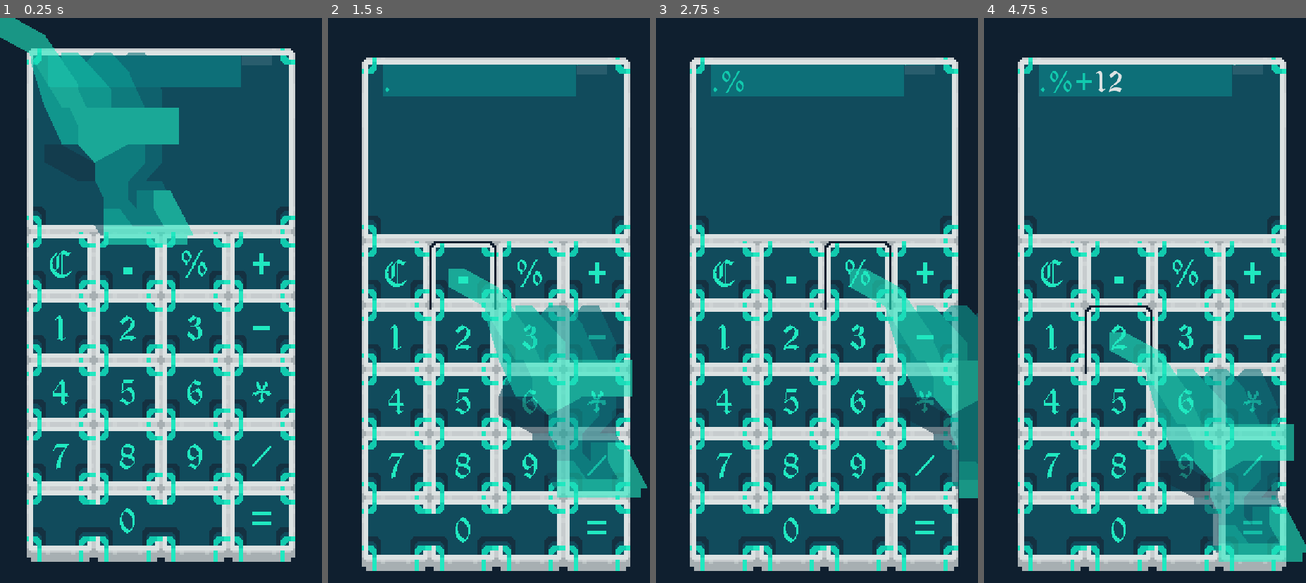
Above: before the commit, frames 1-4 (left to right).
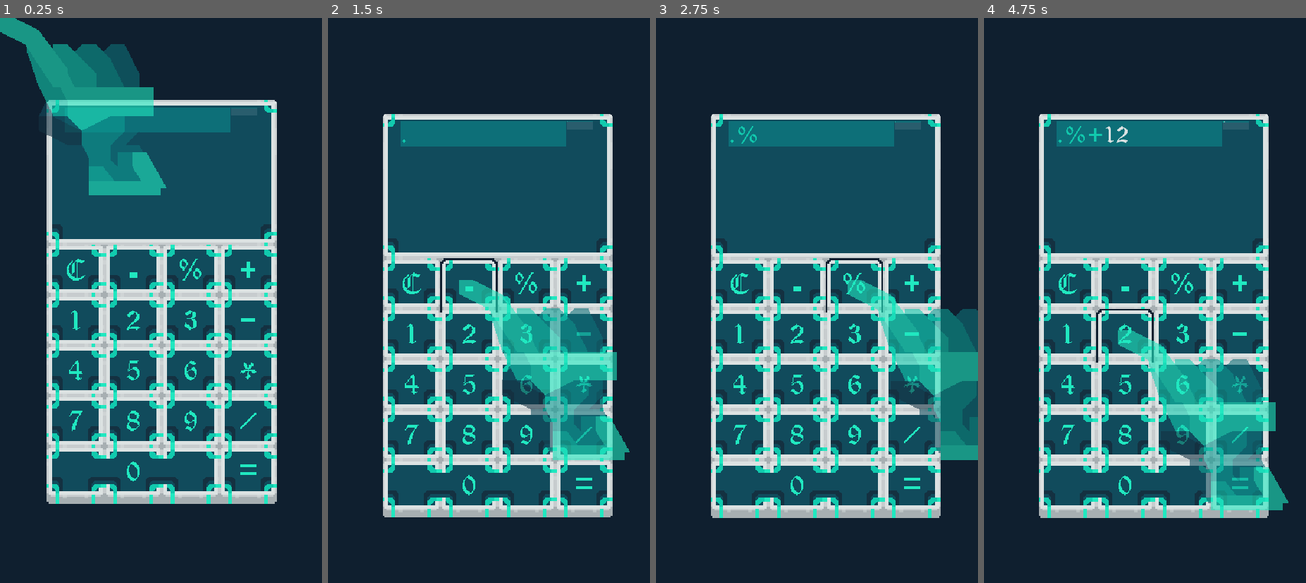
Above: after the commit, the same moments.

Repository: EXSPIRAVIT1104OFFICIAL/ABYSSAL_CALCULATOR
Game: Godot game, scene res://MAIN.tscn
Two runs of this game, one before a commit and one after it. Both use one fixed random seed, a clock stepped at 60 frames per second and the inputs below.
Inputs:
- Up to frame 1 (0.25 s): no input
- Up to frame 2 (1.5 s): click "C" at 0.5 s; click "." at 1.25 s
- Up to frame 3 (2.75 s): click "%" at 2 s
- Up to frame 4 (4.75 s): click "+" at 2.75 s; click "1" at 3.5 s; click "2" at 4.25 s

The runs differ from the first frame. In frame 1, 52% of the frame differs, in the area x 0-92%, y 0-97%; in frame 2, 52%; in frame 3, 52%; in frame 4, 52%, in the area x 10-100%, y 7-98%.

Commit message:
HOT FIX

Diff:
--- a/MAIN.gd
+++ b/MAIN.gd
@@ -10,10 +10,10 @@
 	RESULT.text = ""
 	_SYNC_CONTENT()
 	for BUTTONS in get_node("BUTTONS").get_children():
-		var PATH = BUTTONS.get_path()
 		BUTTONS.shortcut_in_tooltip = false
 		BUTTONS.toggle_mode = true
 		BUTTONS.use_parent_material = false
+		var PATH = BUTTONS.get_path()
 		var POS = get_node(PATH).rect_position
 		BUTTONS.connect("button_down", self, "_button_down", [PATH, POS])
 		BUTTONS.connect("button_up", self, "_button_up", [PATH, POS])
@@ -61,6 +61,8 @@
 func _calculation(input):
 	var SCRIPT = GDScript.new()
 	SCRIPT.set_source_code("tool\nfunc eval():\n\treturn(" + input + ")")
+	#change this to answer = ... not return ... which enables variable calculation#
+	#change all delete and equal functions, add ANSWER = ... and return sth at the end#
 	var ERROR = SCRIPT.reload()
 	if ERROR != OK:
 		return false
@@ -70,28 +72,17 @@
 	return ANS
 
 func _TYPE_IN(ADD_ON):
-	var OLD_TEXT = RESULT.text
-	var NEW_TEXT = OLD_TEXT + NAME
-	RESULT.text = NEW_TEXT
-	var OLD_CONTENT = CONTENT
-	var NEW_CONTENT = OLD_CONTENT + ADD_ON
-	CONTENT = NEW_CONTENT
+	RESULT.text = RESULT.text + NAME
+	CONTENT = CONTENT + ADD_ON
 
 func _EQUALS():
-	var COMMAND = CONTENT
-	var ANS = _calculation(COMMAND)
+	var ANS = _calculation(CONTENT)
 	if typeof(ANS) == TYPE_BOOL:
 		RESULT.text = "ERROR :/"
 	else:
 		RESULT.text = str(ANS)
-	_PRINT_RESULT()
+	print(RESULT.text)
 	_SYNC_CONTENT()
 
 func _SYNC_CONTENT():
 	CONTENT = RESULT.text
-
-func _on_RESULT_text_changed():
-	_SYNC_CONTENT()
-
-func _PRINT_RESULT():
-	print(RESULT.text)
--- a/MAIN.tscn
+++ b/MAIN.tscn
@@ -157,7 +157,7 @@
 margin_top = -448.0
 margin_right = -256.0
 margin_bottom = -448.0
-rect_min_size = Vector2( 256, 448 )
+rect_min_size = Vector2( 512, 896 )
 size_flags_horizontal = 0
 size_flags_vertical = 0
 theme = ExtResource( 21 )
@@ -168,9 +168,8 @@
 
 [node name="BG" type="NinePatchRect" parent="."]
 use_parent_material = true
-margin_right = 256.0
-margin_bottom = 168.0
-rect_scale = Vector2( 2, 2 )
+margin_right = 512.0
+margin_bottom = 896.0
 texture = ExtResource( 22 )
 patch_margin_left = 24
 patch_margin_top = 16
@@ -182,9 +181,10 @@
 
 [node name="V_BOX" type="VBoxContainer" parent="."]
 margin_left = 40.0
-margin_top = 12.0
+margin_top = 16.0
 margin_right = 468.0
-margin_bottom = 308.0
+margin_bottom = 304.0
+rect_min_size = Vector2( 428, 288 )
 __meta__ = {
 "_edit_use_anchors_": false
 }
@@ -192,8 +192,8 @@
 [node name="RESULT" type="TextEdit" parent="V_BOX"]
 use_parent_material = true
 margin_right = 428.0
-margin_bottom = 296.0
-rect_min_size = Vector2( 428, 296 )
+margin_bottom = 288.0
+rect_min_size = Vector2( 428, 288 )
 mouse_default_cursor_shape = 3
 size_flags_horizontal = 3
 size_flags_vertical = 3
@@ -211,11 +211,12 @@
 custom_colors/mark_color = Color( 0.866667, 0.890196, 0.890196, 1 )
 custom_colors/font_color_readonly = Color( 0.129412, 0.913725, 0.756863, 1 )
 custom_constants/line_spacing = 0
-text = "ABYSSAL
- _
-CALCULATOR
-
-Version(1.0)
+text = "
+
+:)
+
+
+
 "
 readonly = true
 highlight_current_line = true
@@ -248,12 +249,10 @@
 
 [node name="BUTTONS" type="Control" parent="."]
 use_parent_material = true
-anchor_top = 1.0
-anchor_right = 1.0
-anchor_bottom = 1.0
-margin_top = -576.0
-margin_right = -512.0
-margin_bottom = -288.0
+margin_top = 320.0
+margin_right = 256.0
+margin_bottom = 608.0
+rect_min_size = Vector2( 256, 288 )
 rect_scale = Vector2( 2, 2 )
 size_flags_horizontal = 3
 size_flags_vertical = 3
@@ -627,18 +626,18 @@
 text = "="
 
 [node name="HAND" parent="." instance=ExtResource( 1 )]
-position = Vector2( 0, 96 )
+position = Vector2( 0, 4 )
 
 [node name="CAMERA" type="Camera2D" parent="."]
-position = Vector2( 256, 440 )
+position = Vector2( 256, 448 )
 current = true
-zoom = Vector2( 1.2, 1.1 )
+zoom = Vector2( 1.4, 1.4 )
 process_mode = 0
 limit_smoothed = true
 drag_margin_h_enabled = true
 drag_margin_v_enabled = true
 smoothing_enabled = true
-smoothing_speed = 8.0
+smoothing_speed = 4.0
 editor_draw_limits = true
 editor_draw_drag_margin = true
 __meta__ = {
--- a/SYSTEMS/HAND.gd
+++ b/SYSTEMS/HAND.gd
@@ -5,16 +5,18 @@
 onready var ANIMATION_PLAYER = $ANIMATION_PLAYER
 var CLICK : bool
 var MOUSE_POS
-const FOLLOW_SPEED = 8
+const FOLLOW_SPEED = 12
 
-func _process(delta):
+func _physics_process(delta):
 	MOUSE_POS = get_global_mouse_position()
-	SPRITE.global_position = SPRITE.global_position.linear_interpolate(MOUSE_POS, delta * FOLLOW_SPEED * 1.2)
+	SPRITE.global_position = SPRITE.global_position.linear_interpolate(MOUSE_POS, delta * FOLLOW_SPEED)
 	CAMERA.global_position = CAMERA.global_position.linear_interpolate((CAMERA.global_position + MOUSE_POS) * 0.2, delta * FOLLOW_SPEED)
+
 	if Input.is_action_just_pressed("CLICK"):
 		CLICK = true
 	elif Input.is_action_just_released("CLICK"):
 		CLICK = false
+
 	if CLICK == true:
 		ANIMATION_PLAYER.play("CLICK")
 	else:
--- a/SYSTEMS/SCROLL.tres
+++ b/SYSTEMS/SCROLL.tres
@@ -5,5 +5,5 @@
 [resource]
 texture = ExtResource( 1 )
 region_rect = Rect2( 0, 0, 20, 640 )
-margin_top = 5.0
-margin_bottom = 5.0
+margin_top = 10.0
+margin_bottom = 10.0
--- a/project.godot
+++ b/project.godot
@@ -30,8 +30,7 @@
 window/size/height=896
 window/size/test_width=512
 window/size/test_height=896
-window/dpi/allow_hidpi=true
-window/handheld/orientation="portrait"
+window/handheld/orientation="sensor"
 window/stretch/mode="2d"
 window/stretch/aspect="expand"
 
@@ -77,6 +76,7 @@
 C={
 "deadzone": 0.5,
 "events": [ Object(InputEventKey,"resource_local_to_scene":false,"resource_name":"","device":0,"alt":false,"shift":false,"control":false,"meta":false,"command":false,"pressed":false,"scancode":67,"unicode":0,"echo":false,"script":null)
+, Object(InputEventKey,"resource_local_to_scene":false,"resource_name":"","device":0,"alt":false,"shift":false,"control":false,"meta":false,"command":false,"pressed":false,"scancode":16777220,"unicode":0,"echo":false,"script":null)
  ]
 }
 DOT={
@@ -179,26 +179,7 @@
 "events": [ Object(InputEventKey,"resource_local_to_scene":false,"resource_name":"","device":0,"alt":false,"shift":false,"control":false,"meta":false,"command":false,"pressed":false,"scancode":16777221,"unicode":0,"echo":false,"script":null)
 , Object(InputEventKey,"resource_local_to_scene":false,"resource_name":"","device":0,"alt":false,"shift":false,"control":false,"meta":false,"command":false,"pressed":false,"scancode":61,"unicode":0,"echo":false,"script":null)
 , Object(InputEventKey,"resource_local_to_scene":false,"resource_name":"","device":0,"alt":false,"shift":false,"control":false,"meta":false,"command":false,"pressed":false,"scancode":16777222,"unicode":0,"echo":false,"script":null)
- ]
-}
-UP={
-"deadzone": 0.5,
-"events": [ Object(InputEventKey,"resource_local_to_scene":false,"resource_name":"","device":0,"alt":false,"shift":false,"control":false,"meta":false,"command":false,"pressed":false,"scancode":16777232,"unicode":0,"echo":false,"script":null)
- ]
-}
-DOWN={
-"deadzone": 0.5,
-"events": [ Object(InputEventKey,"resource_local_to_scene":false,"resource_name":"","device":0,"alt":false,"shift":false,"control":false,"meta":false,"command":false,"pressed":false,"scancode":16777234,"unicode":0,"echo":false,"script":null)
- ]
-}
-LEFT={
-"deadzone": 0.5,
-"events": [ Object(InputEventKey,"resource_local_to_scene":false,"resource_name":"","device":0,"alt":false,"shift":false,"control":false,"meta":false,"command":false,"pressed":false,"scancode":16777231,"unicode":0,"echo":false,"script":null)
- ]
-}
-RIGHT={
-"deadzone": 0.5,
-"events": [ Object(InputEventKey,"resource_local_to_scene":false,"resource_name":"","device":0,"alt":false,"shift":false,"control":false,"meta":false,"command":false,"pressed":false,"scancode":16777233,"unicode":0,"echo":false,"script":null)
+, Object(InputEventKey,"resource_local_to_scene":false,"resource_name":"","device":0,"alt":false,"shift":false,"control":false,"meta":false,"command":false,"pressed":false,"scancode":32,"unicode":0,"echo":false,"script":null)
  ]
 }
 
Empty file removed: Godot_v3.2.3-stable_export_templates.tpz.baiduyun.uploading.cfg
Empty file removed: MOUSE_CURSOR_NULL.ase.baiduyun.uploading.cfg
Binary file changed: SYSTEMS/V_SCROLL_HIGHLIGHT.png
Binary file changed: SYSTEMS/V_SLIDER.png
Empty file removed: ascii.png.baiduyun.uploading.cfg
Empty file removed: ascii.png.import.baiduyun.uploading.cfg
